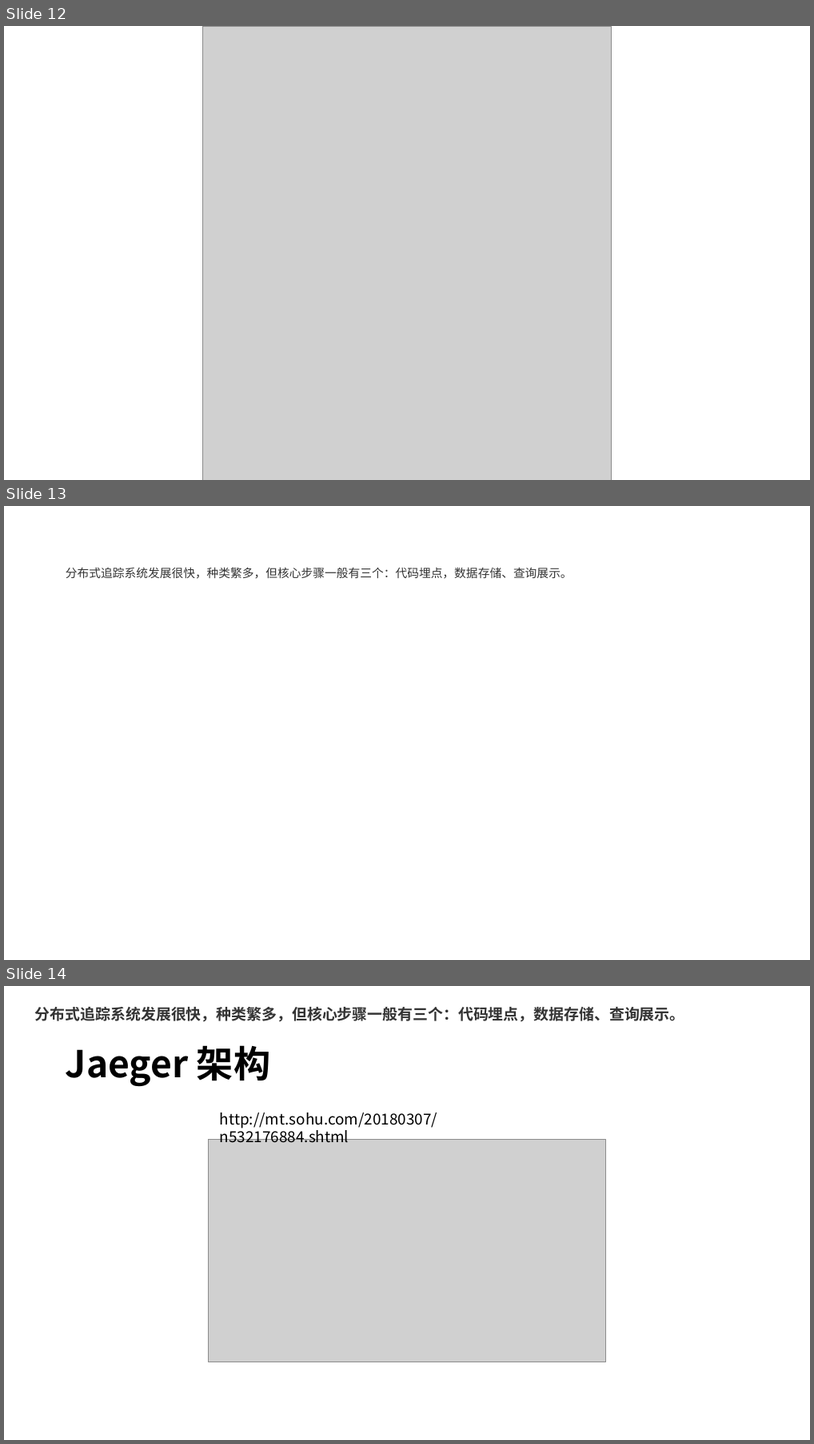
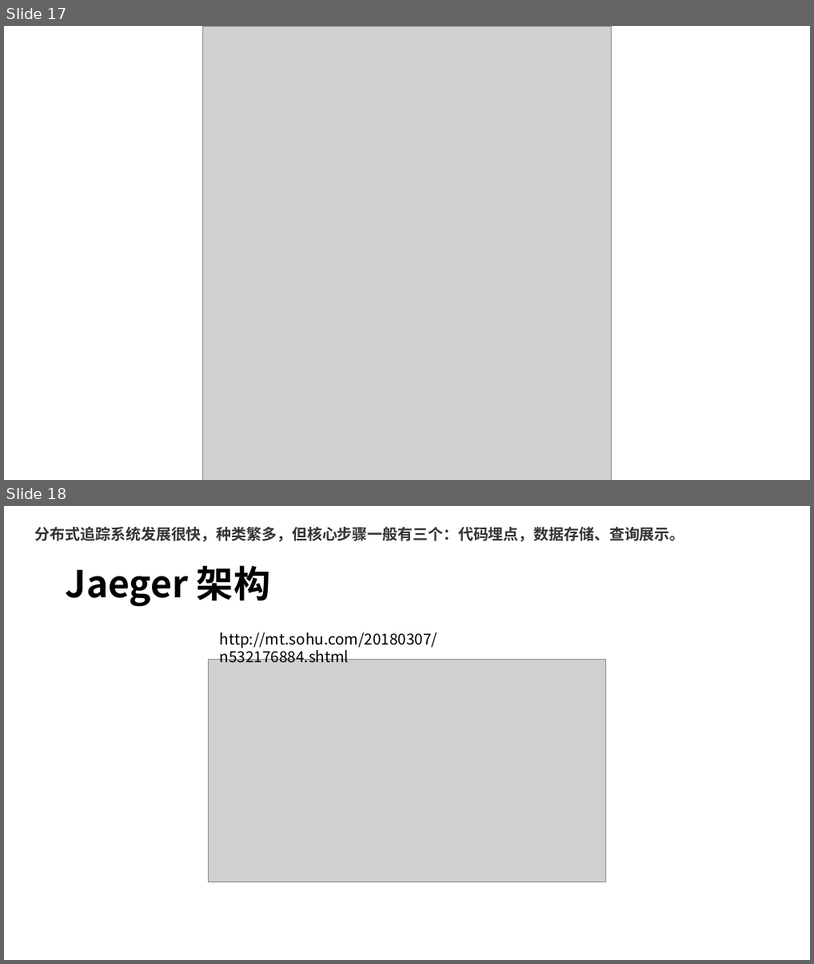
Before and after one commit to kingreatwill/open, a slide deck: files/Distributed Tracking System.pptx. Shown one above the other, each under a label of ours: slides 12, 13 and 14 before the commit, slides 17 and 18 after it. The pictures are 814x1444 and 814x964 pixels, drawn with LibreOffice and Linux fonts; fonts in the diff are those of the drawing; grey boxes stand for pictures. Boxes give left, top, right and bottom in pixels: in the first picture for what was removed or moved away, otherwise in the second. Text is boxed around its words. In the diff, an @@ line names an element or a change of style, - is before the commit and + after.

```diff
--- a/files/Distributed Tracking System.pptx
+++ b/files/Distributed Tracking System.pptx
@@ slide 13 removed at <box>4,506,810,960</box>, background #FFFFFF @@
@@ title removed at <box>66,567,573,579</box> @@
-分布式追踪系统发展很快，种类繁多，但核心步骤一般有三个：代码埋点，数据存储、查询展示。
@@ what was slide 12 is now slide 17 @@
@@ what was slide 14 is now slide 18 @@
```
Also in this commit, not shown: 6 slides changed, 2 slides added, 1 other file.
